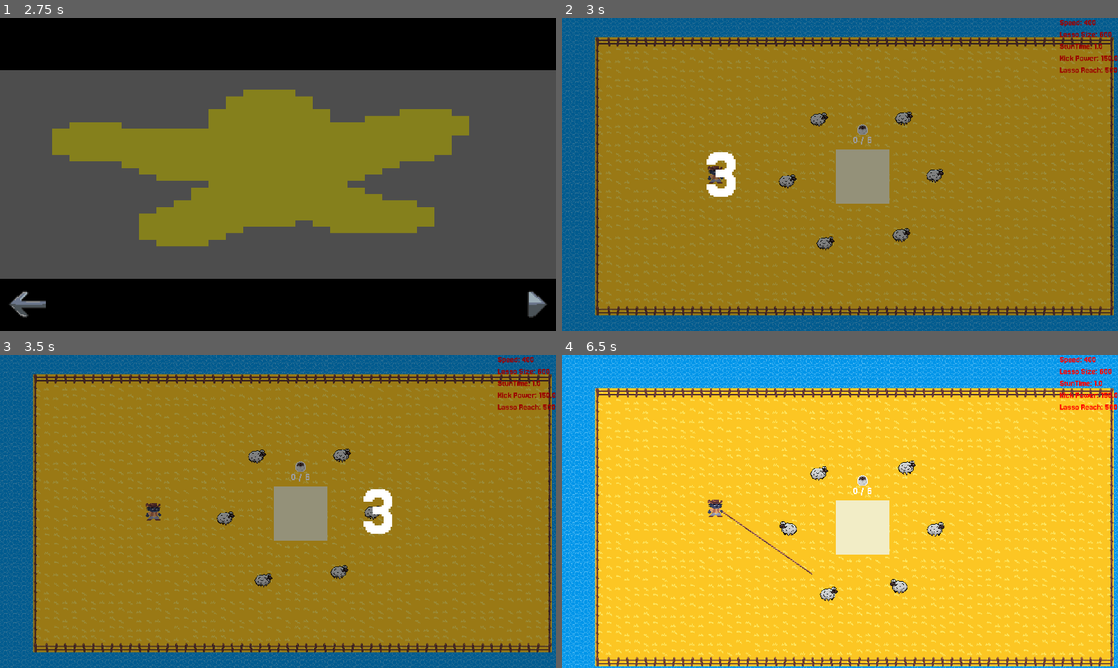
Above: before the commit, frames 1-4 (two rows, left to right).
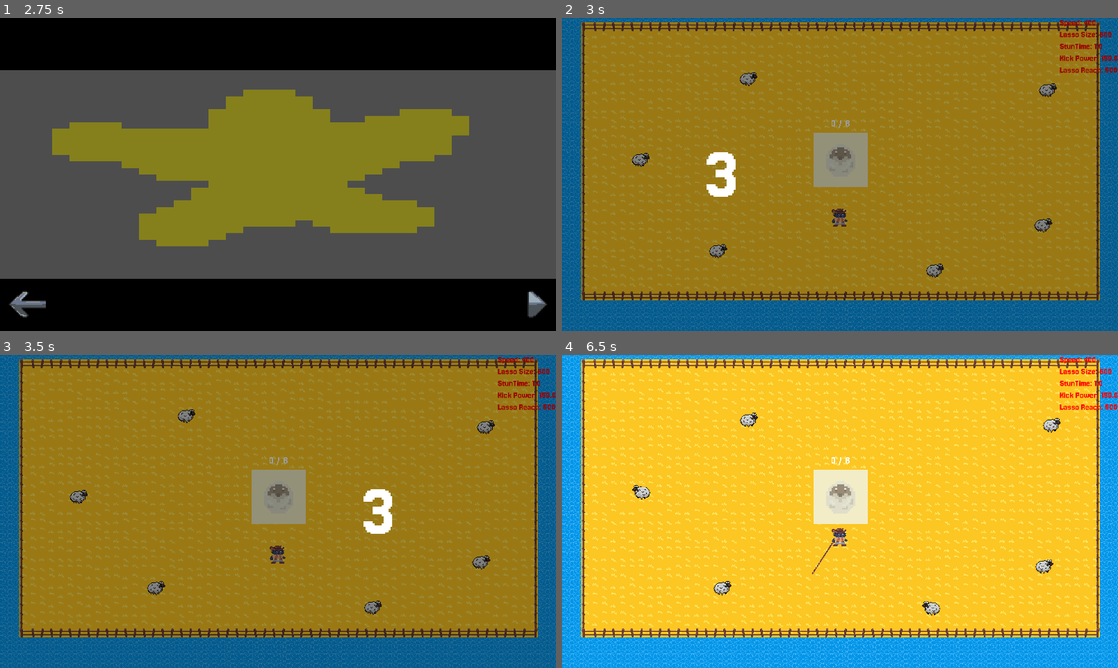
Above: after the commit, the same moments.

Repository: kinghos/GMTK-Game-Jam-2025
Game: Godot game, scene res://scenes/ui/title_screen.tscn
Same seed, same stepped clock (60 frames per second), same inputs: the game is played once before the commit and once after it.
Inputs (mouse positions are in pixels of both pictures, inside the frame that each line leads up to):
- Up to frame 1 (2.75 s): click "PLAY" at 0.5 s; click (528, 305) at 1.25 s; click (528, 305) at 2 s
- Up to frame 2 (3 s): click (1095, 309) at 2.75 s
- Up to frame 3 (3.5 s): no input
- Up to frame 4 (6.5 s): move the mouse to (962, 495) at 3.52 s; hold Right (Right) 3.53-4.28 s; hold Space (Kick) 3.53-4.28 s; click (962, 495) at 3.67 s; move the mouse to (728, 527) at 4.27 s; hold S (Down) 4.28-5.03 s; tap Space (Kick) at 4.35, 5.85 s; click (728, 527) at 4.42 s; move the mouse to (895, 442) at 5.02 s; hold Right (Right) 5.03-5.78 s; hold Space (Kick) 5.03-5.78 s; click (895, 442) at 5.17 s; move the mouse to (812, 574) at 5.77 s; hold Up (Up) from 5.78 s (still down); click (812, 574) at 5.92 s

Frame 1 is identical in both runs. In frame 2, 33% of the frame differs, in the area x 0-100%, y 0-100%; in frame 3, 33%; in frame 4, 42%.

Commit message:
improvements

Diff:
--- a/scenes/animals/sheep.tscn
+++ b/scenes/animals/sheep.tscn
@@ -185,6 +185,7 @@
 
 [node name="Sheep" instance=ExtResource("1_gw4f6")]
 scale = Vector2(2, 2)
+speed = 100
 type = "Sheep"
 
 [node name="AnimatedSprite2D" parent="." index="0"]
--- a/scenes/lasso.gd
+++ b/scenes/lasso.gd
@@ -128,24 +128,3 @@
 				if !animal.being_stunned and !animal.being_kicked:
 					animal.stun(i)
 					i += 1
-
-# Unused for now: do we want to make sure the lasso drawn by the player is circular?
-func is_shape_circular(points: PackedVector2Array) -> bool:
-	if points.size() < 3:
-		return false
-
-	var area = 0
-	var perimeter = 0
-
-	for i in points.size():
-		var p1 = points[i]
-		var p2 = points[(i + 1) % points.size()]
-		area += (p1.x * p2.y - p2.x * p1.y) / 2
-		perimeter += p1.distance_to(p2)
-
-	area = abs(area)
-
-	if perimeter == 0:
-		return false
-
-	return (4 * PI * area) / (perimeter * perimeter) >= 0.9
--- a/scenes/lasso.tscn
+++ b/scenes/lasso.tscn
@@ -21,4 +21,4 @@
 texture_mode = 1
 
 [node name="LassoPolygon" type="Polygon2D" parent="."]
-color = Color(1, 0, 0, 0.486275)
+color = Color(0.83, 0.598707, 0.1992, 0.517647)
--- a/scenes/levels/level_1.tscn
+++ b/scenes/levels/level_1.tscn
@@ -26,27 +26,27 @@
 position = Vector2(1970, 531)
 
 [node name="Player" parent="." index="5"]
-position = Vector2(481, 538)
+position = Vector2(958, 738)
 
 [node name="Pen" parent="Pens" index="0" instance=ExtResource("2_nsrm0")]
-position = Vector2(988, 545)
+position = Vector2(960, 540)
 max_animals = 6
 animal_type = "Sheep"
 
 [node name="Sheep" parent="Animals/Sheep" index="0" instance=ExtResource("3_x42e6")]
-position = Vector2(838, 349)
+position = Vector2(643, 261)
 
 [node name="Sheep2" parent="Animals/Sheep" index="1" instance=ExtResource("3_x42e6")]
-position = Vector2(1132, 345)
+position = Vector2(1677, 300)
 
 [node name="Sheep3" parent="Animals/Sheep" index="2" instance=ExtResource("3_x42e6")]
-position = Vector2(1239, 542)
+position = Vector2(1661, 766)
 
 [node name="Sheep4" parent="Animals/Sheep" index="3" instance=ExtResource("3_x42e6")]
-position = Vector2(1123, 748)
+position = Vector2(1287, 922)
 
 [node name="Sheep5" parent="Animals/Sheep" index="4" instance=ExtResource("3_x42e6")]
-position = Vector2(861, 776)
+position = Vector2(538, 855)
 
 [node name="Sheep6" parent="Animals/Sheep" index="5" instance=ExtResource("3_x42e6")]
-position = Vector2(730, 562)
+position = Vector2(271, 540)
--- a/scenes/pen.gd
+++ b/scenes/pen.gd
@@ -6,7 +6,7 @@
 var animals_in_auto_kick_area: Array[BaseAnimal]
 var animals_in_pen_enclosure: Array[BaseAnimal]
 @onready var animals_count_label: Label = $AnimalsCount
-@onready var animal_icon: Sprite2D = $AnimalIcon
+@onready var animal_icon: TextureRect = $PenEnclosure/AnimalIcon
 
 @export var max_animals: int
 @export_enum("Sheep", "Cow", "Chicken") var animal_type: String
--- a/scenes/pen.tscn
+++ b/scenes/pen.tscn
@@ -1,8 +1,7 @@
-[gd_scene load_steps=8 format=3 uid="uid://di53xit540gqa"]
+[gd_scene load_steps=6 format=3 uid="uid://di53xit540gqa"]
 
 [ext_resource type="Script" uid="uid://bablyi76071k6" path="res://scenes/pen.gd" id="1_ngeja"]
 [ext_resource type="Theme" uid="uid://cqid6eqdw6f54" path="res://scenes/ui/ui.tres" id="2_spjee"]
-[ext_resource type="Shader" uid="uid://cgd35j7ohkq3b" path="res://scenes/pen_animal_icon.gdshader" id="3_xbp3v"]
 
 [sub_resource type="RectangleShape2D" id="RectangleShape2D_lpxs5"]
 size = Vector2(166, 166)
@@ -13,26 +12,29 @@
 [sub_resource type="CircleShape2D" id="CircleShape2D_lpxs5"]
 radius = 315.078
 
-[sub_resource type="ShaderMaterial" id="ShaderMaterial_j676a"]
-shader = ExtResource("3_xbp3v")
-shader_parameter/line_color = Color(1, 1, 1, 1)
-shader_parameter/width = 0.5
-
 [node name="Pen" type="Node2D" groups=["Pens"]]
 z_index = -1
 script = ExtResource("1_ngeja")
 
 [node name="ColorRect" type="ColorRect" parent="."]
+anchors_preset = -1
 offset_left = -93.0
 offset_top = -93.0
 offset_right = 93.0
 offset_bottom = 93.0
-mouse_filter = 1
-color = Color(0.946983, 0.929075, 0.777775, 1)
+color = Color(0.947, 0.929, 0.778, 1)
 
 [node name="PenEnclosure" type="Area2D" parent="."]
 collision_layer = 16
 collision_mask = 2
+
+[node name="AnimalIcon" type="TextureRect" parent="PenEnclosure"]
+modulate = Color(1, 1, 1, 0.5)
+offset_left = -100.0
+offset_top = -100.0
+offset_right = -60.0
+offset_bottom = -60.0
+scale = Vector2(5, 5)
 
 [node name="CollisionShape2D" type="CollisionShape2D" parent="PenEnclosure"]
 shape = SubResource("RectangleShape2D_lpxs5")
@@ -93,11 +95,6 @@
 text = "0 / 6"
 horizontal_alignment = 1
 
-[node name="AnimalIcon" type="Sprite2D" parent="."]
-material = SubResource("ShaderMaterial_j676a")
-position = Vector2(0, -162)
-scale = Vector2(2, 2)
-
 [connection signal="body_entered" from="PenEnclosure" to="." method="_on_pen_enclosure_body_entered"]
 [connection signal="body_exited" from="PenEnclosure" to="." method="_on_pen_enclosure_body_exited"]
 [connection signal="mouse_entered" from="PenEnclosure" to="." method="_on_pen_enclosure_mouse_entered"]
